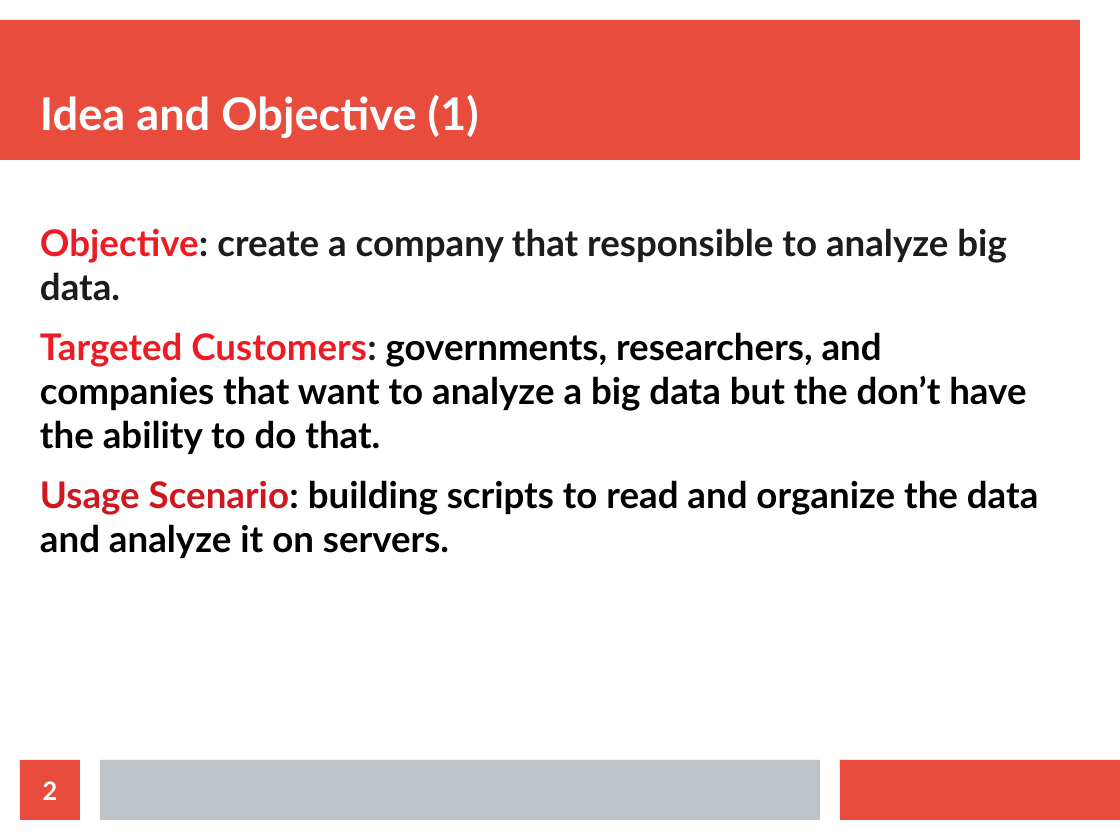
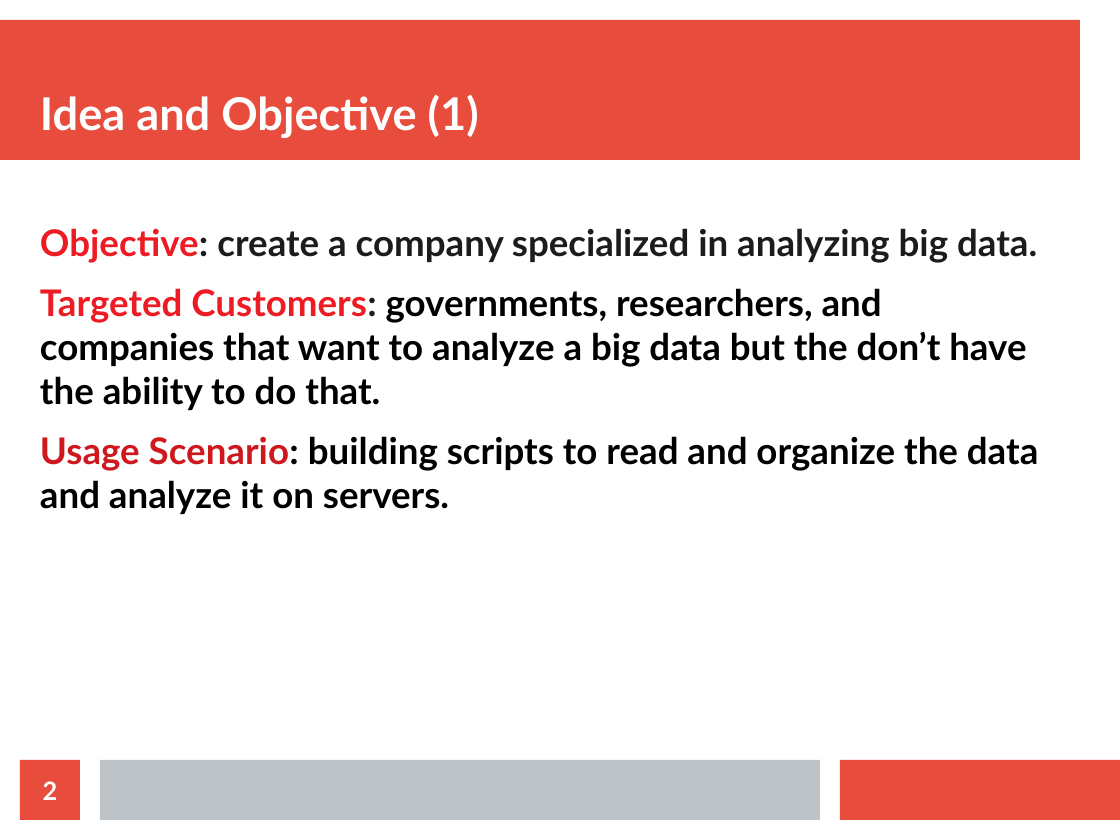
Before and after one commit to Aliii98/osoc19, a slide deck: slide 2 of OSOC-proposal-bigdata.odp. Drawn at 1120x840 pixels with LibreOffice and Linux fonts; fonts in the diff are those of the drawing. Boxes give left, top, right and bottom in pixels: in the first picture for what was removed or moved away, otherwise in the second. Text is boxed around its words. In the diff, an @@ line names an element or a change of style, - is before the commit and + after.

```diff
--- a/OSOC-proposal-bigdata.odp
+++ b/OSOC-proposal-bigdata.odp
@@ text at box(40, 228, 1037, 263): text changed @@
-Objective: create a company that responsible to analyze big data.
+Objective: create a company specialized in analyzing big data.
```
Also in this commit, not shown: 3 other slides changed.
